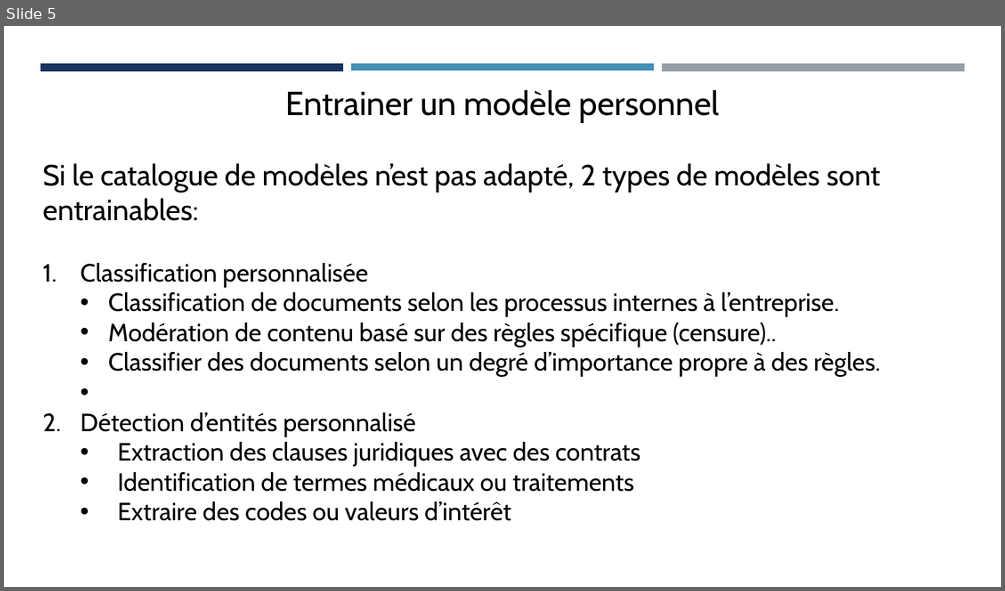
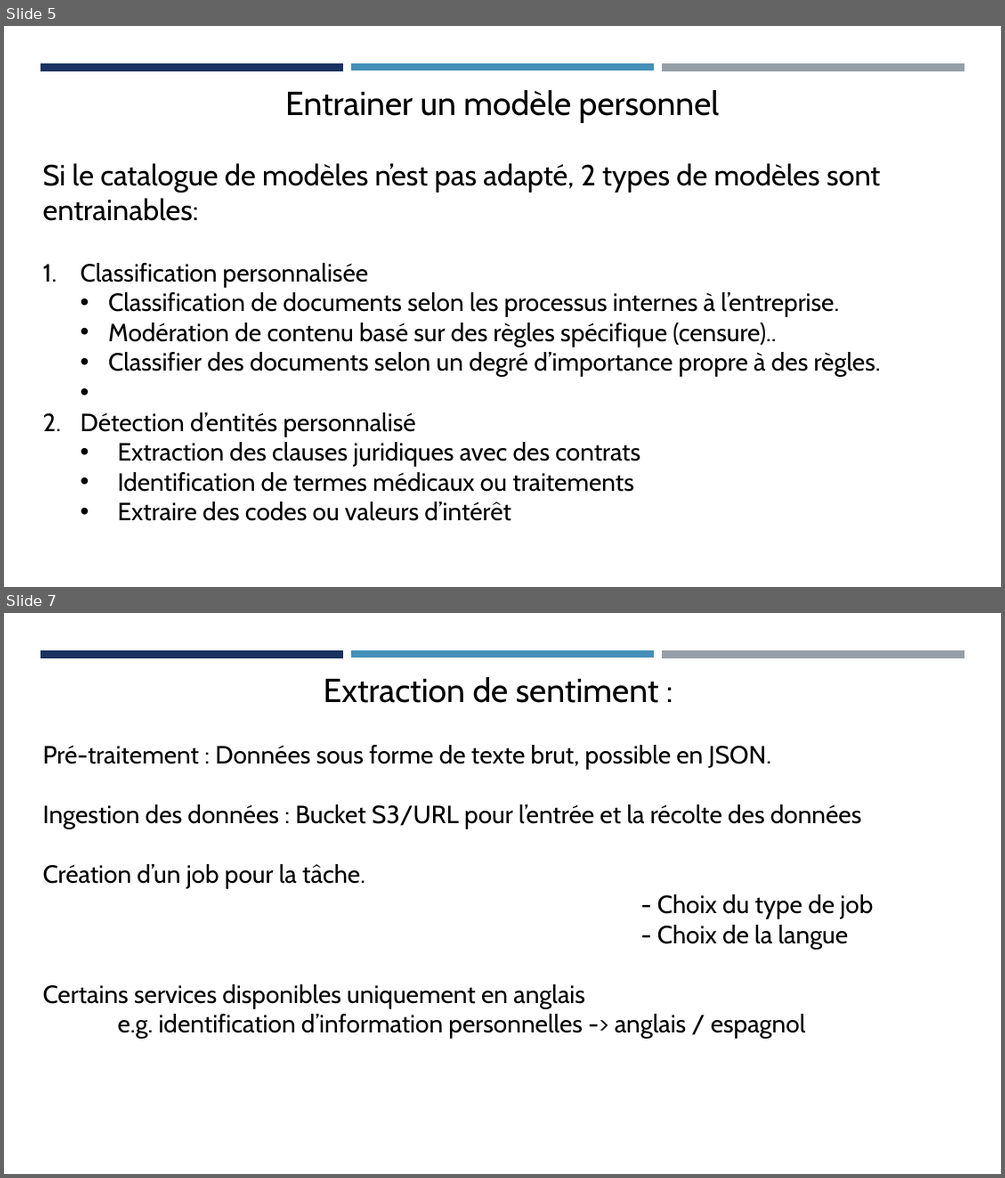
Before and after one commit to Jmuhleman/pw_CLD, a slide deck: workshop/AWS Comprehend.odp. Shown one above the other, each under a label of ours: slide 5 before the commit, slides 5 and 7 after it; the slides between them are not shown. The pictures are 1005x591 and 1005x1178 pixels, drawn with LibreOffice and Linux fonts; fonts in the diff are those of the drawing. Boxes give left, top, right and bottom in pixels: in the first picture for what was removed or moved away, otherwise in the second. Text is boxed around its words. In the diff, an @@ line names an element or a change of style, - is before the commit and + after.

```diff
--- a/workshop/AWS Comprehend.odp
+++ b/workshop/AWS Comprehend.odp
@@ slide 7 added at box(4, 613, 1001, 1174), background #FFFFFF; not listed: 3 template elements that a slide beside it also shows @@
@@ text added at box(43, 677, 873, 1038), 24 pt, text #000000 @@
+Extraction de sentiment :
+Pré-traitement : Données sous forme de texte brut, possible en JSON.
+Ingestion des données : Bucket S3/URL pour l’entrée et la récolte des données
+Création d’un job pour la tâche.
+- Choix du type de job
+- Choix de la langue
+Certains services disponibles uniquement en anglais
+e.g. identification d’information personnelles -> anglais / espagnol
```
Also in this commit, not shown: 3 slides changed, 2 other slides added, 1 slide removed.
